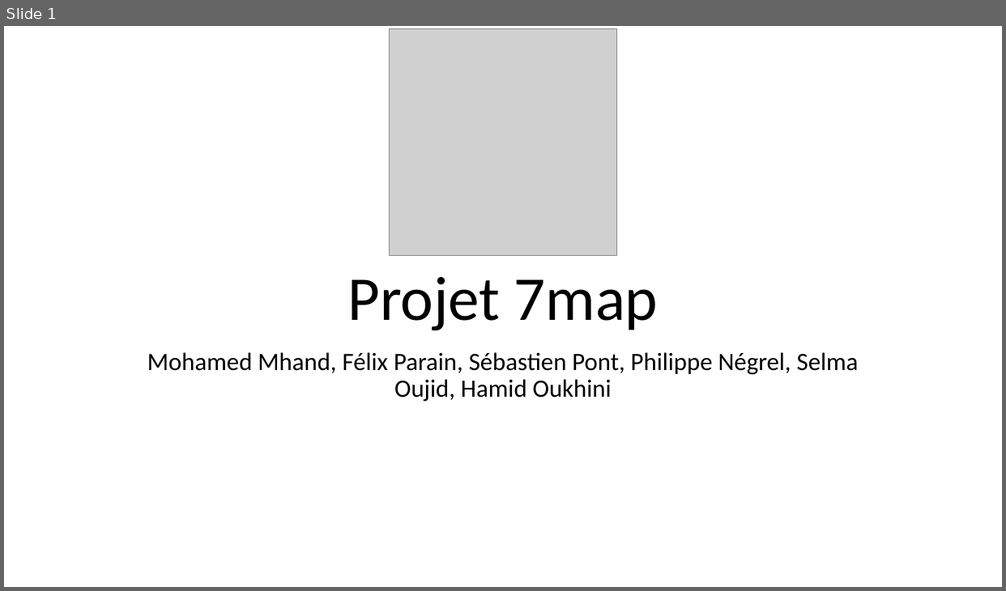
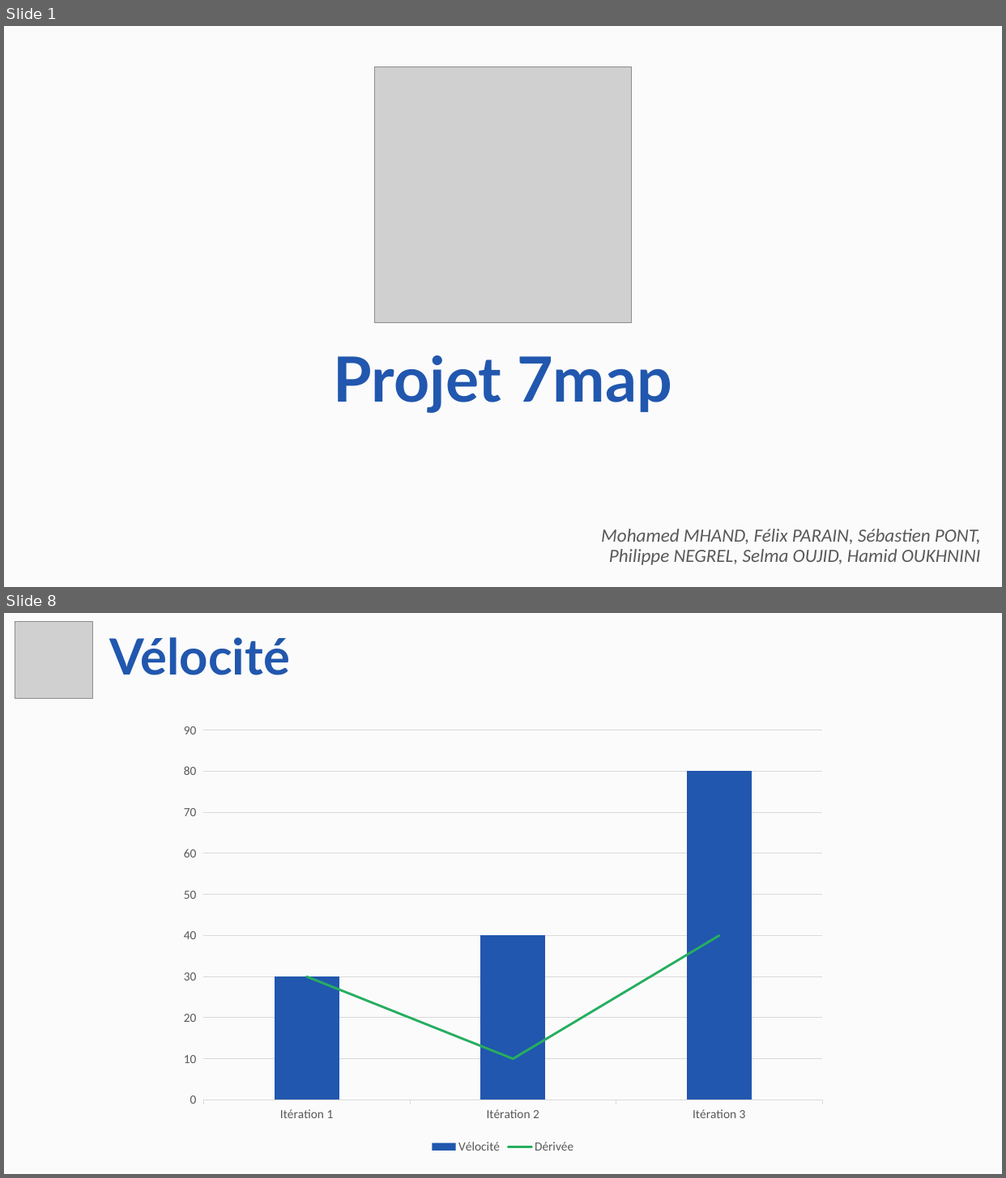
Before and after one commit to photonsquid/7map, a slide deck: doc/meetings/general/Projet_7map_final.pptx. Shown one above the other, each under a label of ours: slide 1 before the commit, slides 1 and 8 after it; the slides between them are not shown. The pictures are 1006x591 and 1006x1178 pixels, drawn with LibreOffice and Linux fonts; fonts in the diff are those of the drawing; grey boxes stand for pictures. Boxes give left, top, right and bottom in pixels: in the first picture for what was removed or moved away, otherwise in the second. Text is boxed around its words. In the diff, an @@ line names an element or a change of style, - is before the commit and + after.

```diff
--- a/doc/meetings/general/Projet_7map_final.pptx
+++ b/doc/meetings/general/Projet_7map_final.pptx
@@ slide 8 added at [4, 613, 1002, 1174], background #FBFBFB @@
@@ picture added at [15, 622, 92, 699] @@
@@ text added at [110, 637, 290, 675], 48 pt, text #2157AE, bold @@
+Vélocité
@@ column chart added at [170, 714, 836, 1158] @@
+categories: Itération 1, Itération 2, Itération 3
+Vélocité: 30, 40, 80
+Dérivée: 30, 10, 40
@@ slide 1 changed as well @@
@@ background #FFFFFF to #FBFBFB @@
@@ picture: place and size @@
-picture at [390, 28, 617, 256]
+picture at [374, 67, 632, 324]
@@ title "Projet 7map": place and size @@
-title "Projet 7map" at [347, 277, 658, 331]
+title "Projet 7map" at [334, 356, 672, 413]
@@ title "Projet 7map" at [334, 356, 672, 413]: font Calibri to Lato, text colour #000000 to #2157AE, bold on @@
@@ subtitle at [601, 529, 981, 565]: text changed; size 24 to 18 pt; text colour #000000 to #595959; italic on @@
-Mohamed Mhand, Félix Parain, Sébastien Pont, Philippe Négrel, Selma Oujid, Hamid Oukhini
+Mohamed MHAND, Félix PARAIN, Sébastien PONT, Philippe NEGREL, Selma OUJID, Hamid OUKHNINI
```
Also in this commit, not shown: 3 other slides changed, 6 other slides added, 4 slides removed, 7 other files.
